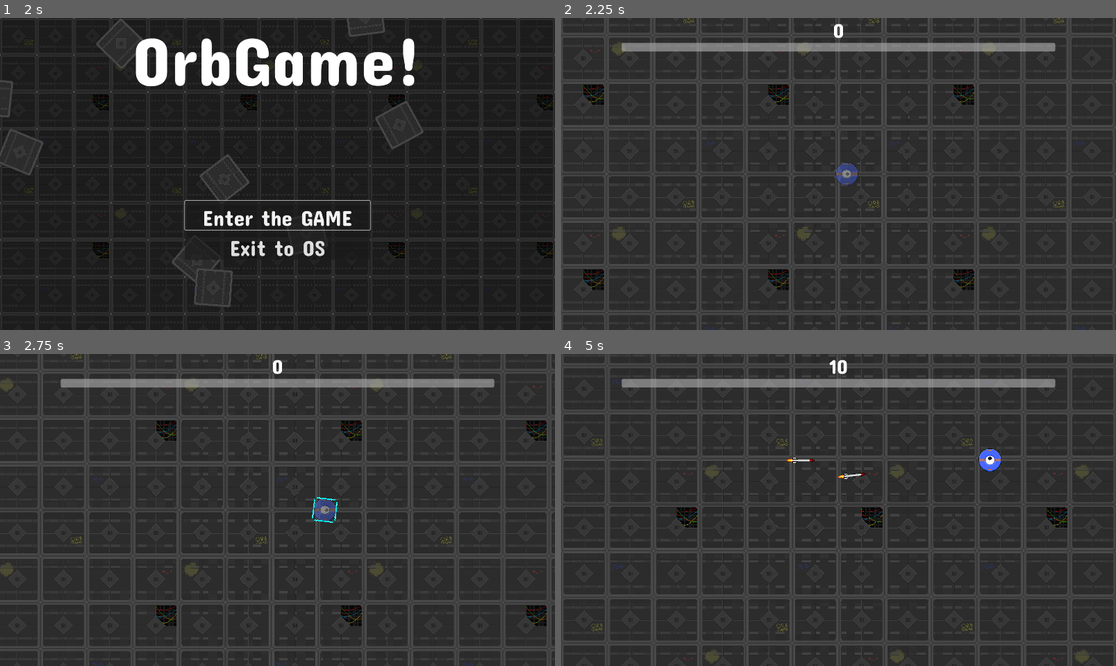
Above: before the commit, frames 1-4 (two rows, left to right).
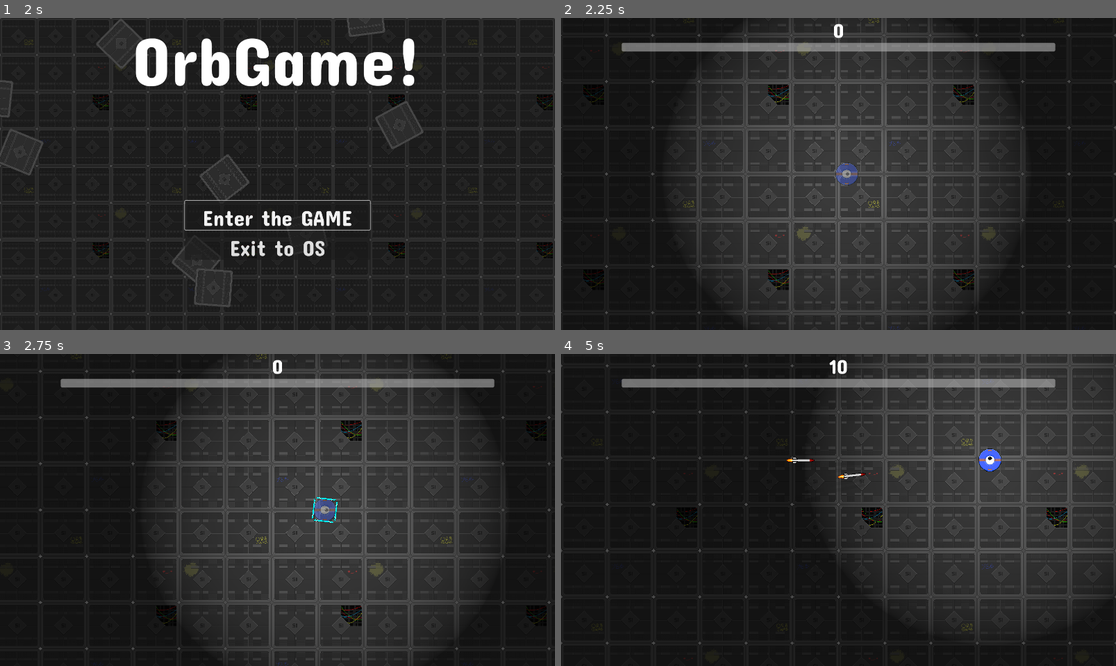
Above: after the commit, the same moments.

Repository: thompson937/Orbgame
Game: Godot game, scene res://Nodes/main_menu.tscn
The game is run twice, just before and just after one commit, with the same random seed, the same clock (stepped at 60 frames per second) and the same inputs.
Inputs:
- Up to frame 1 (2 s): click "Enter the GAME" at 0.5 s; click "Enter the GAME" at 1.25 s
- Up to frame 2 (2.25 s): hold Right (move_right) from 2.03 s (still down); tap Space (dash) at 2.1 s
- Up to frame 3 (2.75 s): keep holding Right (move_right)
- Up to frame 4 (5 s): release Right (move_right) at 2.78 s; hold Down (move_down) 2.78-3.53 s; tap Space (dash) at 2.85, 3.6, 4.35 s; hold Right (move_right) 3.53-4.28 s; hold Up (move_up) from 4.28 s (still down)

Frame 1 is identical in both runs. In frame 2, 37% of the frame differs, in the area x 0-100%, y 0-100%; in frame 3, 37%; in frame 4, 47%.

Commit message:
let there be lights

Diff:
--- a/Nodes/main.tscn
+++ b/Nodes/main.tscn
@@ -10,7 +10,6 @@
 [ext_resource type="Script" path="res://Scripts/pause_menu.gd" id="5_dw50r"]
 [ext_resource type="Texture2D" uid="uid://dv1bhbohnmyne" path="res://Art/orbgame_binds.png" id="5_yjpa1"]
 [ext_resource type="AudioStream" uid="uid://cldh64a3bthk6" path="res://Audio/Orbgame.mp3" id="6_pbi04"]
-[ext_resource type="PackedScene" uid="uid://doop5un1dht47" path="res://Nodes/score_manager.tscn" id="7_r5phs"]
 
 [node name="Main" type="Node2D"]
 script = ExtResource("1_71f2l")
@@ -153,6 +152,11 @@
 wait_time = 0.5
 autostart = true
 
+[node name="MusicPlayer" type="AudioStreamPlayer" parent="."]
+stream = ExtResource("6_pbi04")
+autoplay = true
+bus = &"Music"
+
 [node name="TextureRect" type="TextureRect" parent="."]
 z_index = -5
 texture_filter = 1
@@ -163,12 +167,8 @@
 texture = ExtResource("5_887kl")
 stretch_mode = 1
 
-[node name="MusicPlayer" type="AudioStreamPlayer" parent="."]
-stream = ExtResource("6_pbi04")
-autoplay = true
-bus = &"Music"
-
-[node name="Score" parent="." instance=ExtResource("7_r5phs")]
+[node name="CanvasModulate" type="CanvasModulate" parent="."]
+color = Color(0.427451, 0.427451, 0.427451, 1)
 
 [connection signal="pressed" from="Player/HUD/Control/PauseScreen/MenuButton" to="Player/HUD/Control/PauseScreen" method="_on_menu_button_pressed"]
 [connection signal="pressed" from="Player/HUD/Control/PauseScreen/ReturnButton" to="Player/HUD/Control/PauseScreen" method="_on_return_button_pressed"]
--- a/Nodes/missile.tscn
+++ b/Nodes/missile.tscn
@@ -1,7 +1,8 @@
-[gd_scene load_steps=9 format=3 uid="uid://ckm0gidsmua3s"]
+[gd_scene load_steps=11 format=3 uid="uid://ckm0gidsmua3s"]
 
 [ext_resource type="Texture2D" uid="uid://bd1uwfpj20eek" path="res://Art/Missile/frame_1.png" id="1_2dq5i"]
 [ext_resource type="Script" path="res://Scripts/missile.gd" id="1_2tplf"]
+[ext_resource type="Material" uid="uid://dnfkqvrkxnejw" path="res://unlit.tres" id="1_px1ab"]
 [ext_resource type="PackedScene" uid="uid://bycjlh8dvr7cw" path="res://Nodes/particle_test.tscn" id="2_2tvkv"]
 [ext_resource type="Texture2D" uid="uid://ctwkr3rt34ijr" path="res://Art/Missile/frame_2.png" id="2_q6y1l"]
 [ext_resource type="Texture2D" uid="uid://cyc30mi4q1wsn" path="res://Art/Missile/frame_3.png" id="3_ordg4"]
@@ -30,6 +31,9 @@
 [sub_resource type="RectangleShape2D" id="RectangleShape2D_er1ew"]
 size = Vector2(8, 61)
 
+[sub_resource type="OccluderPolygon2D" id="OccluderPolygon2D_cr7fb"]
+polygon = PackedVector2Array(38, 0, 30, 5, -24, 5, -24, -5, 30, -5)
+
 [node name="Missile" type="Area2D" groups=["missile"]]
 z_index = 2
 script = ExtResource("1_2tplf")
@@ -39,6 +43,7 @@
 
 [node name="AnimatedSprite2D" type="AnimatedSprite2D" parent="."]
 texture_filter = 1
+material = ExtResource("1_px1ab")
 rotation = 1.5708
 sprite_frames = SubResource("SpriteFrames_1gej4")
 animation = &"fly"
@@ -52,5 +57,8 @@
 position = Vector2(5, 2.38419e-07)
 scale = Vector2(1.1, 0.4)
 
+[node name="LightOccluder2D" type="LightOccluder2D" parent="."]
+occluder = SubResource("OccluderPolygon2D_cr7fb")
+
 [connection signal="area_entered" from="." to="." method="_on_area_entered"]
 [connection signal="screen_exited" from="VisibleOnScreenNotifier2D" to="." method="_on_visible_on_screen_notifier_2d_screen_exited"]
--- a/Nodes/particle_test.tscn
+++ b/Nodes/particle_test.tscn
@@ -1,8 +1,10 @@
-[gd_scene load_steps=7 format=3 uid="uid://bycjlh8dvr7cw"]
+[gd_scene load_steps=9 format=3 uid="uid://bycjlh8dvr7cw"]
 
+[ext_resource type="Material" uid="uid://dnfkqvrkxnejw" path="res://unlit.tres" id="1_tv0i1"]
 [ext_resource type="Texture2D" uid="uid://1wfjyq2rdsaj" path="res://Art/smokepuff.png" id="1_y36a5"]
 [ext_resource type="Script" path="res://Scripts/explosion_particle.gd" id="2_ckakr"]
 [ext_resource type="AudioStream" uid="uid://bku3lmkanxf74" path="res://Audio/boom.wav" id="3_86co4"]
+[ext_resource type="Texture2D" uid="uid://clu1gx5xv2gw4" path="res://Art/light_source.png" id="5_4c3vc"]
 
 [sub_resource type="Curve" id="Curve_uusat"]
 _data = [Vector2(0, 0.490909), 0.0, 1.06667, 0, 0, Vector2(0.785714, 1), 0.0, 0.0, 0, 0, Vector2(1, 0.0636363), -4.75151, 0.0, 0, 0]
@@ -37,6 +39,7 @@
 [node name="GPUParticles2D" type="GPUParticles2D"]
 z_index = 1
 texture_filter = 1
+material = ExtResource("1_tv0i1")
 position = Vector2(-1, 2)
 emitting = false
 amount = 128
@@ -54,3 +57,9 @@
 stream = ExtResource("3_86co4")
 autoplay = true
 bus = &"Effects"
+
+[node name="PointLight2D" type="PointLight2D" parent="."]
+color = Color(1, 0.705882, 0.592157, 1)
+energy = 5.0
+texture = ExtResource("5_4c3vc")
+texture_scale = 0.2
--- a/Nodes/player.tscn
+++ b/Nodes/player.tscn
@@ -1,11 +1,13 @@
-[gd_scene load_steps=8 format=3 uid="uid://ctv8f0y3h1t25"]
+[gd_scene load_steps=10 format=3 uid="uid://ctv8f0y3h1t25"]
 
 [ext_resource type="Script" path="res://Scripts/player_movement.gd" id="1_5e78p"]
 [ext_resource type="Texture2D" uid="uid://ml7brox6r46e" path="res://Art/orb_body.png" id="1_8etot"]
+[ext_resource type="Material" uid="uid://dnfkqvrkxnejw" path="res://unlit.tres" id="2_lhh0u"]
 [ext_resource type="Texture2D" uid="uid://bupcd0a065se6" path="res://Art/orb_eye.png" id="2_svh8v"]
 [ext_resource type="Script" path="res://Scripts/eye_look.gd" id="3_h0455"]
 [ext_resource type="AudioStream" uid="uid://bsinwwarcqwn8" path="res://Audio/fortnite_ded.wav" id="5_yc7dk"]
 [ext_resource type="PackedScene" uid="uid://dd65sgirq7jry" path="res://Particles/dash.tscn" id="6_77ls4"]
+[ext_resource type="Texture2D" uid="uid://clu1gx5xv2gw4" path="res://Art/light_source.png" id="7_cvjxi"]
 
 [sub_resource type="CircleShape2D" id="CircleShape2D_bo7tv"]
 radius = 32.0
@@ -16,11 +18,13 @@
 speed = 500
 
 [node name="Sprite2D" type="Sprite2D" parent="."]
+material = ExtResource("2_lhh0u")
 texture = ExtResource("1_8etot")
 region_enabled = true
 region_rect = Rect2(0, 0, 63, 63)
 
 [node name="Sprite2D" type="Sprite2D" parent="Sprite2D"]
+material = ExtResource("2_lhh0u")
 texture = ExtResource("2_svh8v")
 region_enabled = true
 region_rect = Rect2(26, 26, 11, 11)
@@ -37,4 +41,12 @@
 
 [node name="DashParticle" parent="." instance=ExtResource("6_77ls4")]
 
+[node name="PointLight2D" type="PointLight2D" parent="."]
+energy = 2.0
+shadow_enabled = true
+shadow_color = Color(0.136826, 0.136826, 0.136826, 0)
+shadow_filter = 1
+shadow_filter_smooth = 10.0
+texture = ExtResource("7_cvjxi")
+
 [connection signal="area_entered" from="." to="." method="_on_area_entered"]
--- a/Particles/dash.tscn
+++ b/Particles/dash.tscn
@@ -1,6 +1,7 @@
-[gd_scene load_steps=7 format=3 uid="uid://dd65sgirq7jry"]
+[gd_scene load_steps=8 format=3 uid="uid://dd65sgirq7jry"]
 
 [ext_resource type="Texture2D" uid="uid://c2p5t3rn2m1x7" path="res://Art/magic_boom.png" id="1_b4l47"]
+[ext_resource type="Material" uid="uid://dnfkqvrkxnejw" path="res://unlit.tres" id="1_d1mvr"]
 
 [sub_resource type="Curve" id="Curve_6de58"]
 min_value = -360.0
@@ -32,6 +33,7 @@
 [node name="GPUParticles2D" type="GPUParticles2D"]
 z_index = 1
 texture_filter = 1
+material = ExtResource("1_d1mvr")
 emitting = false
 amount = 1
 process_material = SubResource("ParticleProcessMaterial_ce8e6")
--- a/Scripts/explosion_particle.gd
+++ b/Scripts/explosion_particle.gd
@@ -1,6 +1,6 @@
 extends GPUParticles2D
 
-var timer = 5
+var timer = 2
 
 # Called when the node enters the scene tree for the first time.
 func _ready():
@@ -10,6 +10,7 @@
 # Called every frame. 'delta' is the elapsed time since the previous frame.
 func _process(delta):
 	timer -= delta
+	$PointLight2D.energy = pow(timer, 4)
 
 	if timer <= 0:
 		queue_free()
--- a/Scripts/move_camera.gd
+++ b/Scripts/move_camera.gd
@@ -3,10 +3,6 @@
 @export var sensitivity = 1
 
 var sharpPos = Vector2.ZERO
-
-func _ready():
-	pass # Replace with function body.
-
 
 func _process(delta):
 	var player = get_node("/root/Main/Player").position
--- a/Scripts/pause_menu.gd
+++ b/Scripts/pause_menu.gd
@@ -1,4 +1,7 @@
 extends ColorRect
+
+func _ready():
+	$ReturnButton.grab_focus()
 
 func _on_menu_button_pressed():
 	get_tree().change_scene_to_file("res://Nodes/main_menu.tscn")
--- a/Scripts/score_manager.gd
+++ /dev/null
@@ -1,4 +0,0 @@
-extends Node2D
-
-#Personal best:15755
-#With controller:12475
--- a/default_bus_layout.tres
+++ b/default_bus_layout.tres
@@ -18,7 +18,7 @@
 [resource]
 bus/1/name = &"Music"
 bus/1/solo = false
-bus/1/mute = true
+bus/1/mute = false
 bus/1/bypass_fx = false
 bus/1/volume_db = -6.24739
 bus/1/send = &"Master"
--- /dev/null
+++ b/unlit.tres
@@ -0,0 +1,4 @@
+[gd_resource type="CanvasItemMaterial" format=3 uid="uid://dnfkqvrkxnejw"]
+
+[resource]
+light_mode = 1
Binary file added: Art/light_source.png
Not shown, added: Art/light_source.png.import
Not shown: 1 places in Nodes/main.tscn that only renumber resources
